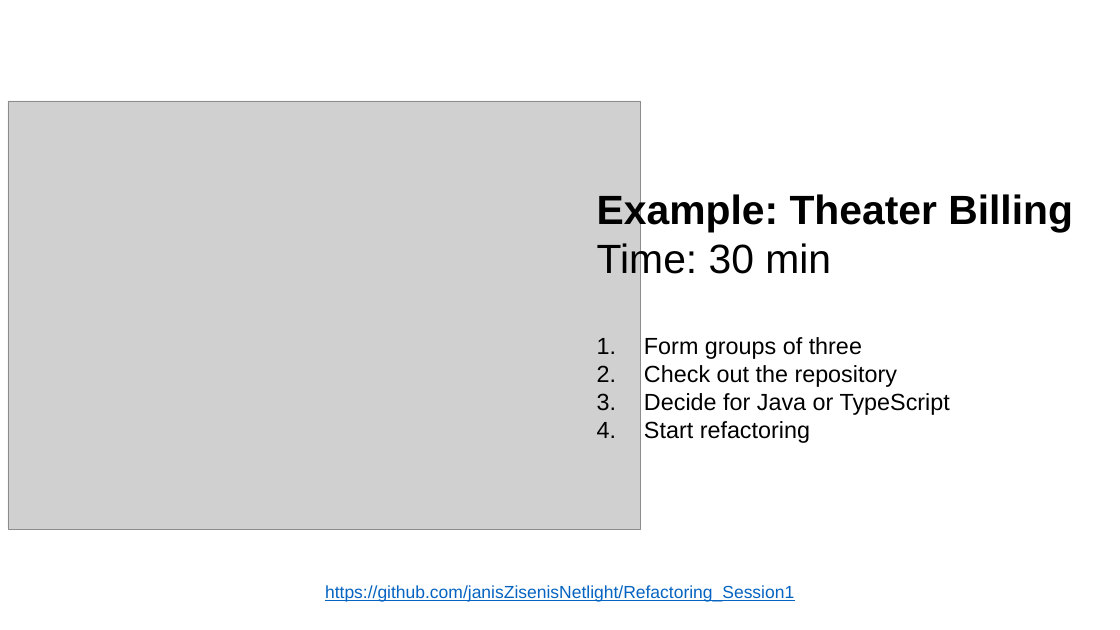
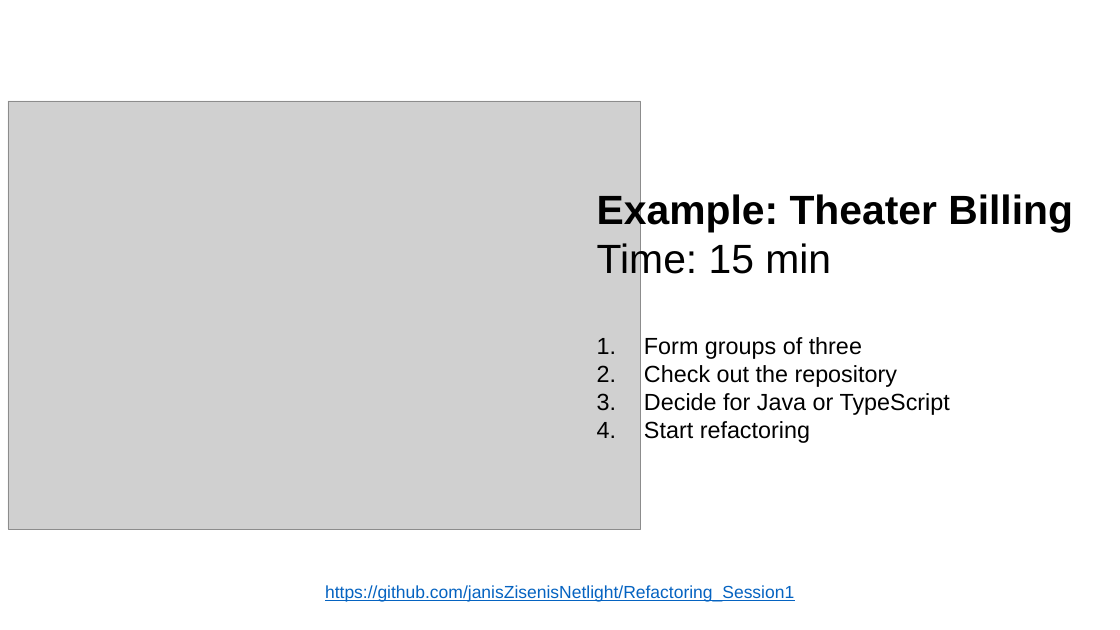
Before and after one commit to janisZisenisNetlight/Refactoring_Session1, a slide deck: slide 6 of Session1.pptx. Drawn at 1120x630 pixels with LibreOffice and Linux fonts; fonts in the diff are those of the drawing; grey boxes stand for pictures. Boxes give left, top, right and bottom in pixels: in the first picture for what was removed or moved away, otherwise in the second. Text is boxed around its words. In the diff, an @@ line names an element or a change of style, - is before the commit and + after.

Commit message:
Adjust times for examples in powerpoint presentation

```diff
--- a/Session1.pptx
+++ b/Session1.pptx
@@ text at box(597, 241, 831, 282): text changed @@
-Time: 30 min
+Time: 15 min
```
